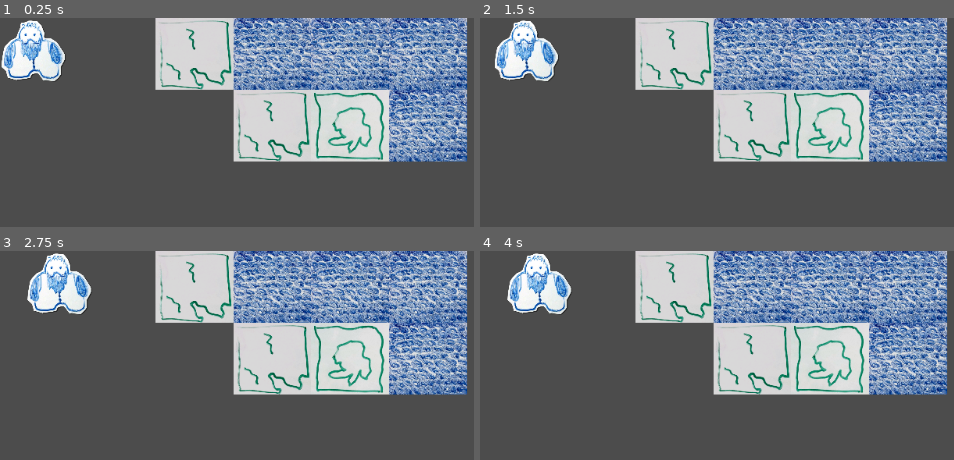
Above: before the commit, frames 1-4 (two rows, left to right).
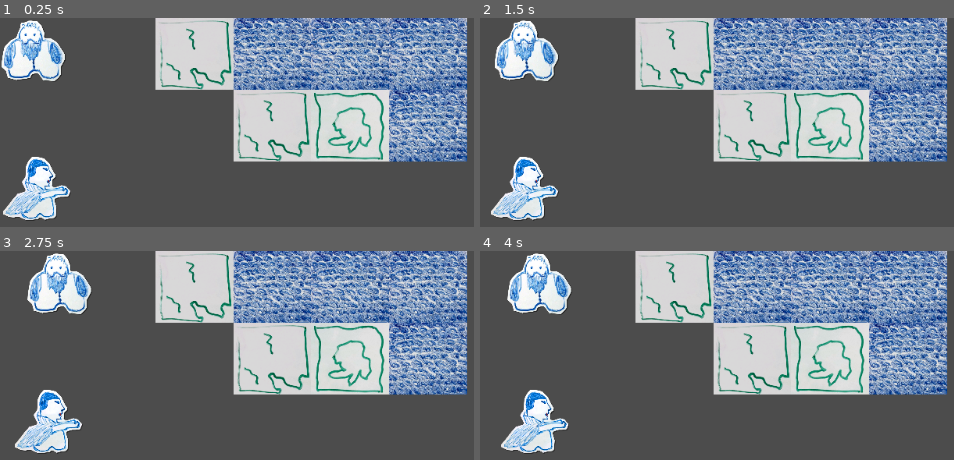
Above: after the commit, the same moments.

Repository: alexAkselrod/alco
Game: Godot game, scene res://root.tscn
Two runs of this game, one before a commit and one after it. Both use one fixed random seed, a clock stepped at 60 frames per second and the inputs below.
Inputs:
- Up to frame 1 (0.25 s): no input
- Up to frame 2 (1.5 s): tap Enter at 0.5 s; hold Right (ui_right) 0.53-1.28 s; tap Space at 1.25 s
- Up to frame 3 (2.75 s): tap Enter at 2 s; hold Right (ui_right) from 2.03 s (still down)
- Up to frame 4 (4 s): tap Space at 2.75 s; tap Enter at 3.5 s; release Right (ui_right) at 3.53 s

The runs differ from the first frame. In frame 1, 2.4% of the frame differs, in the area x 0-15%, y 66-98%; in frame 2, 2.4%; in frame 3, 2.4%, in the area x 3-18%, y 66-98%; in frame 4, 2.4%.

Commit message:
vampire

Diff:
--- a/root.tscn
+++ b/root.tscn
@@ -1,7 +1,8 @@
-[gd_scene load_steps=3 format=2]
+[gd_scene load_steps=4 format=2]
 
 [ext_resource path="res://tileset.tres" type="TileSet" id=1]
 [ext_resource path="res://dwarf.tscn" type="PackedScene" id=2]
+[ext_resource path="res://vampire.tscn" type="PackedScene" id=3]
 
 [node name="root" type="Node2D"]
 
@@ -14,4 +15,7 @@
 
 [node name="dwarf" parent="TileMap" instance=ExtResource( 2 )]
 position = Vector2( 216.144, 213.3 )
-scale = Vector2( 1, 1 )
+
+[node name="vampire" parent="." instance=ExtResource( 3 )]
+position = Vector2( 47.2413, 219.102 )
+scale = Vector2( 0.2, 0.2 )
--- /dev/null
+++ b/vampire.gd
@@ -0,0 +1,16 @@
+extends KinematicBody2D
+
+# Declare member variables here. Examples:
+# var a = 2
+# var b = "text"
+var speed = 100
+# Called when the node enters the scene tree for the first time.
+func _ready():
+	pass # Replace with function body.
+
+# Called every frame. 'delta' is the elapsed time since the previous frame.
+#func _process(delta):
+#	pass
+
+func _input(event):
+	move_and_slide(Vector2(speed, 0))
--- /dev/null
+++ b/vampire.tscn
@@ -0,0 +1,17 @@
+[gd_scene load_steps=4 format=2]
+
+[ext_resource path="res://vampire.gd" type="Script" id=1]
+[ext_resource path="res://вампир.png" type="Texture" id=2]
+
+[sub_resource type="RectangleShape2D" id=1]
+extents = Vector2( 226.729, 209.34 )
+
+[node name="vampire" type="KinematicBody2D"]
+script = ExtResource( 1 )
+
+[node name="Sprite" type="Sprite" parent="."]
+texture = ExtResource( 2 )
+
+[node name="vamp_thunder" type="CollisionShape2D" parent="."]
+position = Vector2( 1, 3 )
+shape = SubResource( 1 )
